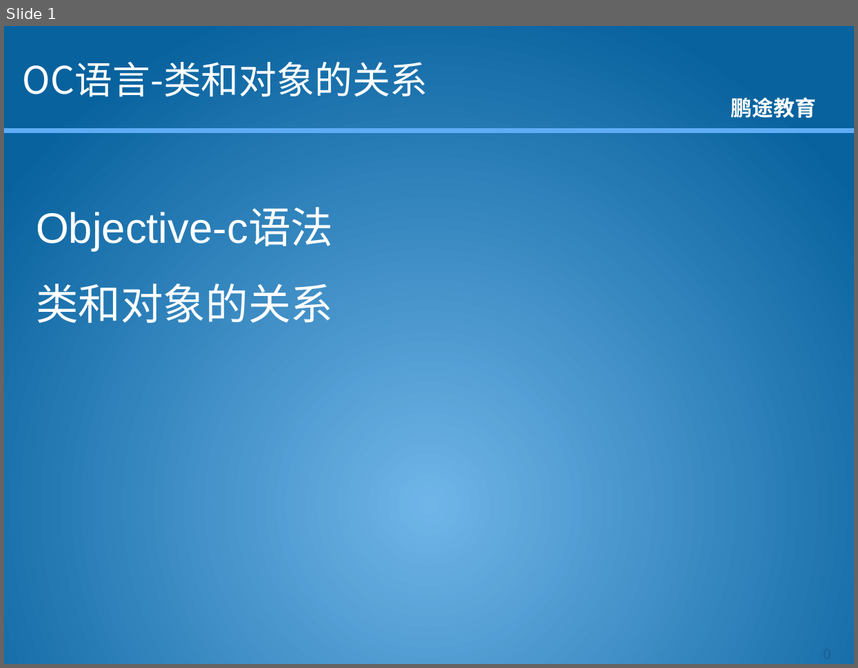
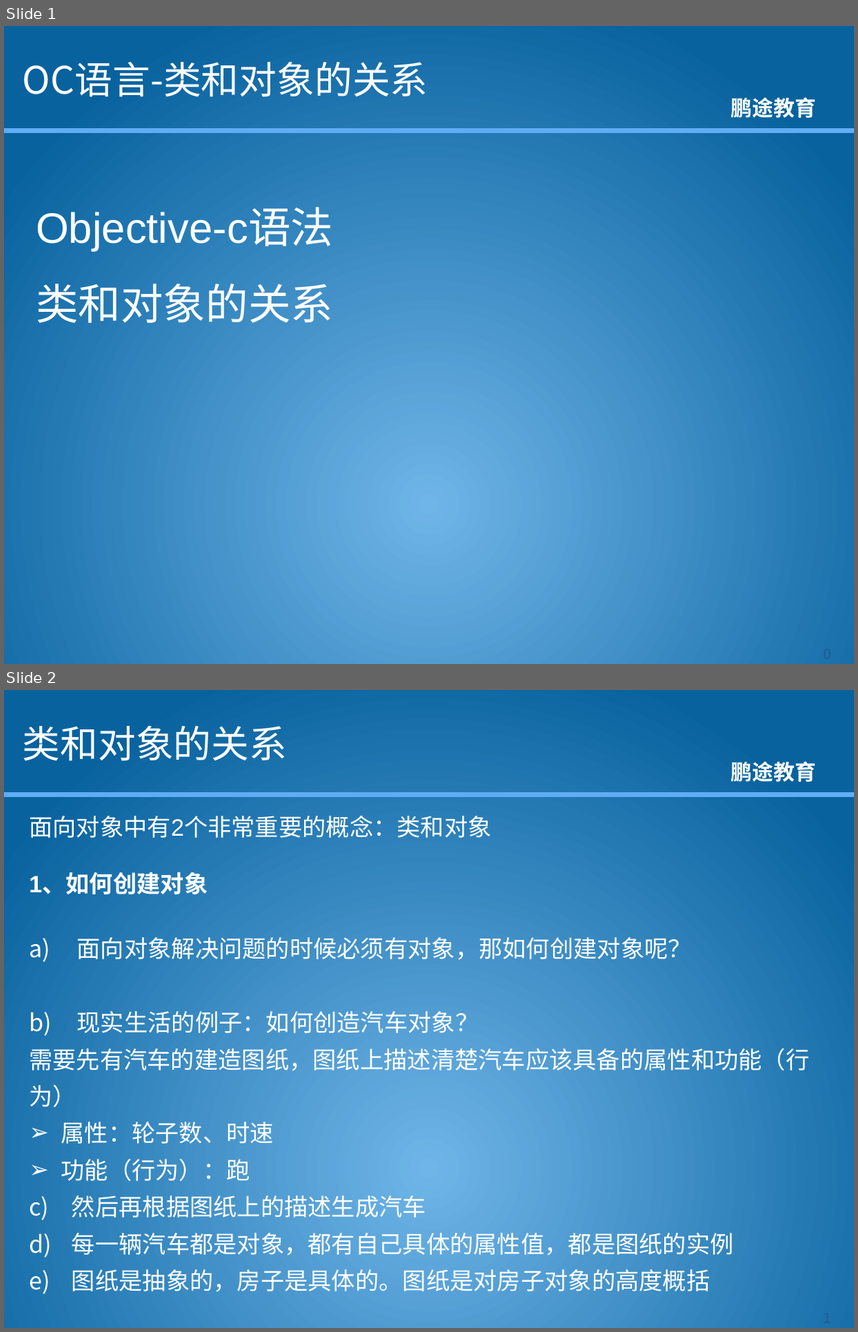
Before and after one commit to kkdmh77/gjh_baoche, a slide deck: 资料/课件/OC/OC语言-1.3-类和对象的关系.pptx. Shown one above the other, each under a label of ours: slide 1 before the commit, slides 1 and 2 after it. The pictures are 858x668 and 858x1332 pixels, drawn with LibreOffice and Linux fonts; fonts in the diff are those of the drawing; background and template pictures are left out. Boxes give left, top, right and bottom in pixels: in the first picture for what was removed or moved away, otherwise in the second. Text is boxed around its words. In the diff, an @@ line names an element or a change of style, - is before the commit and + after.

```diff
--- a/资料/课件/OC/OC语言-1.3-类和对象的关系.pptx
+++ b/资料/课件/OC/OC语言-1.3-类和对象的关系.pptx
@@ slide 2 added at [4,690,854,1328], background picture (left out); not listed: 2 template elements that a slide beside it also shows @@
@@ title added at [23,726,287,761], 32 pt, text #FFFFFF @@
+类和对象的关系
@@ text added at [29,816,809,1296], 20 pt, text #FFFFFF @@
+面向对象中有2个非常重要的概念：类和对象
+1、如何创建对象
+a) 面向对象解决问题的时候必须有对象，那如何创建对象呢？
+b) 现实生活的例子：如何创造汽车对象？
+需要先有汽车的建造图纸，图纸上描述清楚汽车应该具备的属性和功能（行为）
+➢ 属性：轮子数、时速
+➢ 功能（行为）：跑
+c) 然后再根据图纸上的描述生成汽车
+d) 每一辆汽车都是对象，都有自己具体的属性值，都是图纸的实例
+e) 图纸是抽象的，房子是具体的。图纸是对房子对象的高度概括
@@ page number added at [791,1303,854,1328], 12 pt, text #1D629B, bold @@
+1
```
Also in this commit, not shown: 6 other slides added, 8 other files.
